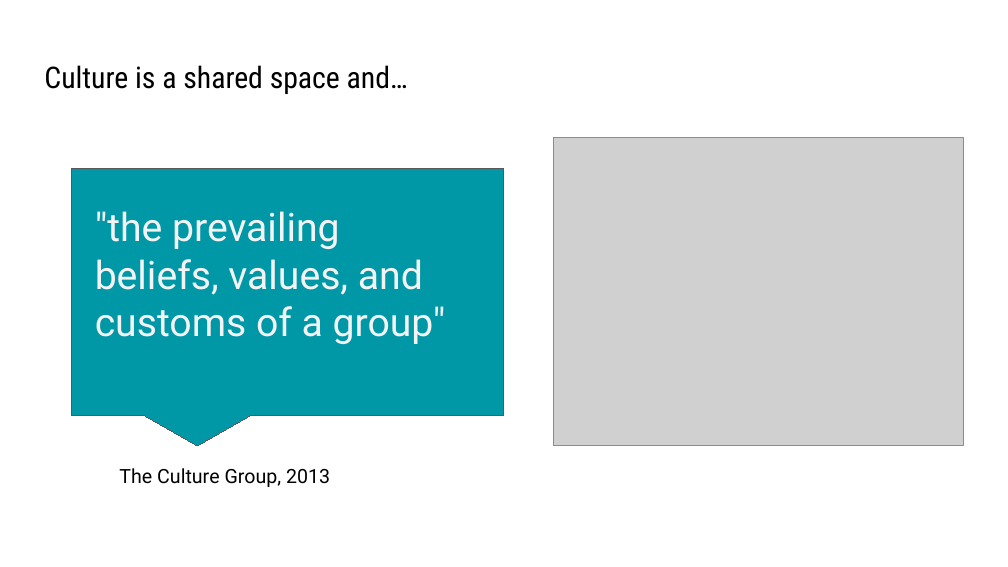
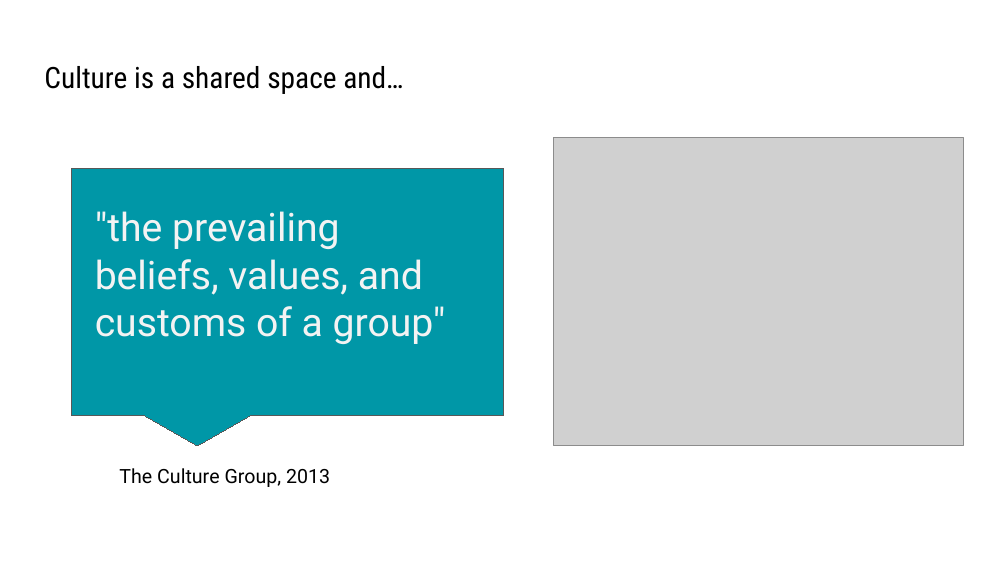
Before and after one commit to LauraHilliger/presentations, a slide deck: slide 5 of greenpeace/ComfortableChaos.pptx (slide 4 before the commit). Drawn at 1008x567 pixels with LibreOffice and Linux fonts; fonts in the diff are those of the drawing; grey boxes stand for pictures. Boxes give left, top, right and bottom in pixels: in the first picture for what was removed or moved away, otherwise in the second. Text is boxed around its words. In the diff, an @@ line names an element or a change of style, - is before the commit and + after.

```diff
--- a/greenpeace/ComfortableChaos.pptx
+++ b/greenpeace/ComfortableChaos.pptx
@@ title "Culture is a shared space ..." at (44,66,403,94): size 21.3 to 21 pt @@
```
Also in this commit, not shown: 7 other slides changed, 1 slide added, 14 other files.
